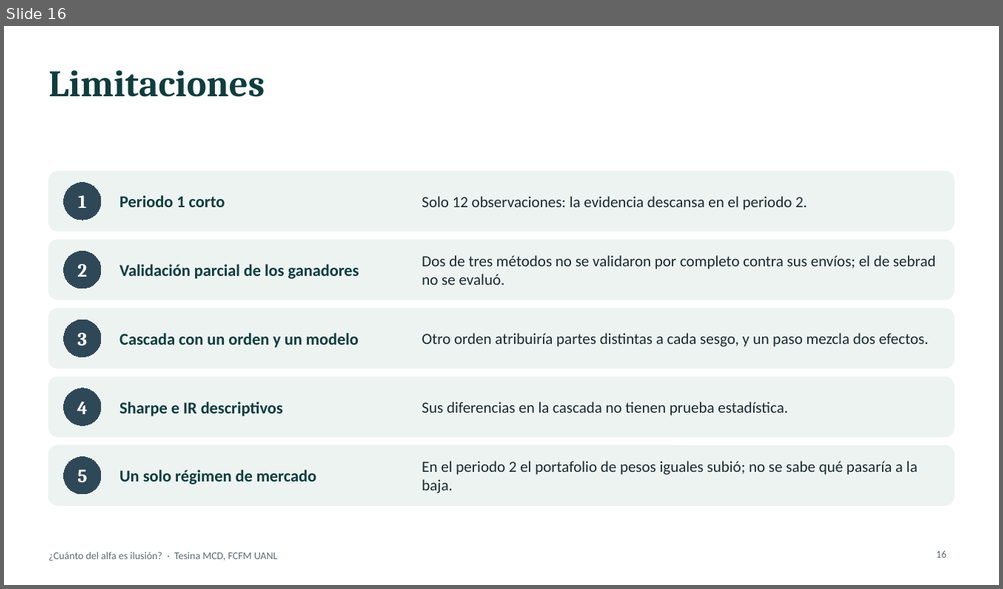
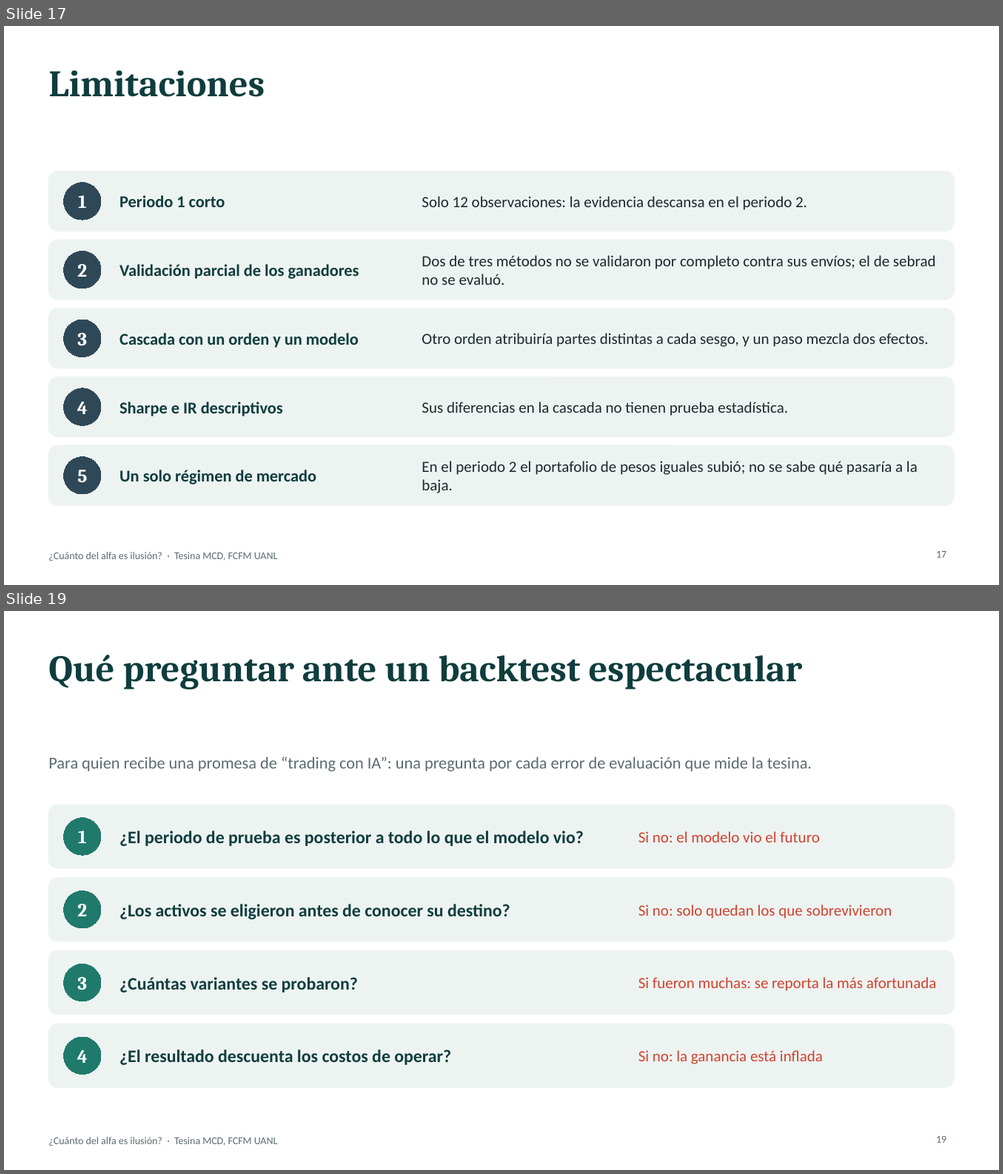
Before and after one commit to marcgym2/tesina-m6, a slide deck: thesis/slides/tesina_defensa.pptx. Shown one above the other, each under a label of ours: slide 16 before the commit, slides 17 and 19 after it; the slides between them are not shown. The pictures are 1003x589 and 1003x1174 pixels, drawn with LibreOffice and Linux fonts; fonts in the diff are those of the drawing. Boxes give left, top, right and bottom in pixels: in the first picture for what was removed or moved away, otherwise in the second. Text is boxed around its words. In the diff, an @@ line names an element or a change of style, - is before the commit and + after.

```diff
--- a/thesis/slides/tesina_defensa.pptx
+++ b/thesis/slides/tesina_defensa.pptx
@@ slide 19 added at [4,611,999,1170], background #FFFFFF; not listed: 1 template element that a slide beside it also shows @@
@@ title added at [48,655,802,689], 36 pt, text #0F3D3E, bold @@
+Qué preguntar ante un backtest espectacular
@@ text added at [48,757,811,772], 16 pt, text #5B6B70 @@
+Para quien recibe una promesa de “trading con IA”: una pregunta por cada error de evaluación que mide la tesina.
@@ rounded rectangle added at [48,805,954,869], fill #EDF3F1, outline #EDF3F1 1 pt @@
@@ ellipse added at [64,817,101,855], fill #1F7A6C, outline #1F7A6C 0.75 pt, 18 pt, text #FFFFFF, bold @@
+1
@@ text added at [119,831,583,846], 17 pt, text #0F3D3E, bold @@
+¿El periodo de prueba es posterior a todo lo que el modelo vio?
@@ text added at [638,832,819,843], 15 pt, text #D1432F @@
+Si no: el modelo vio el futuro
@@ rounded rectangle added at [48,878,954,942], fill #EDF3F1, outline #EDF3F1 1 pt @@
@@ ellipse added at [64,891,101,928], fill #1F7A6C, outline #1F7A6C 0.75 pt, 18 pt, text #FFFFFF, bold @@
+2
@@ text added at [119,904,510,920], 17 pt, text #0F3D3E, bold @@
+¿Los activos se eligieron antes de conocer su destino?
@@ text added at [638,905,892,919], 15 pt, text #D1432F @@
+Si no: solo quedan los que sobrevivieron
@@ rounded rectangle added at [48,951,954,1014], fill #EDF3F1, outline #EDF3F1 1 pt @@
@@ ellipse added at [64,965,101,1002], fill #1F7A6C, outline #1F7A6C 0.75 pt, 18 pt, text #FFFFFF, bold @@
+3
@@ text added at [119,977,358,993], 17 pt, text #0F3D3E, bold @@
+¿Cuántas variantes se probaron?
@@ text added at [638,977,936,991], 15 pt, text #D1432F @@
+Si fueron muchas: se reporta la más afortunada
@@ rounded rectangle added at [48,1025,954,1088], fill #EDF3F1, outline #EDF3F1 1 pt @@
@@ ellipse added at [64,1037,101,1074], fill #1F7A6C, outline #1F7A6C 0.75 pt, 18 pt, text #FFFFFF, bold @@
+4
@@ text added at [119,1050,451,1065], 17 pt, text #0F3D3E, bold @@
+¿El resultado descuenta los costos de operar?
@@ text added at [638,1051,822,1065], 15 pt, text #D1432F @@
+Si no: la ganancia está inflada
@@ page number added at [936,1136,946,1143], 10 pt, text #5B6B70 @@
+19
@@ what was slide 16 is now slide 17 @@
@@ page number at [936,551,946,558]: text changed @@
-16
+17
```
Also in this commit, not shown: 12 slides changed, 2 other slides added, 1 slide removed, 1 other file.
